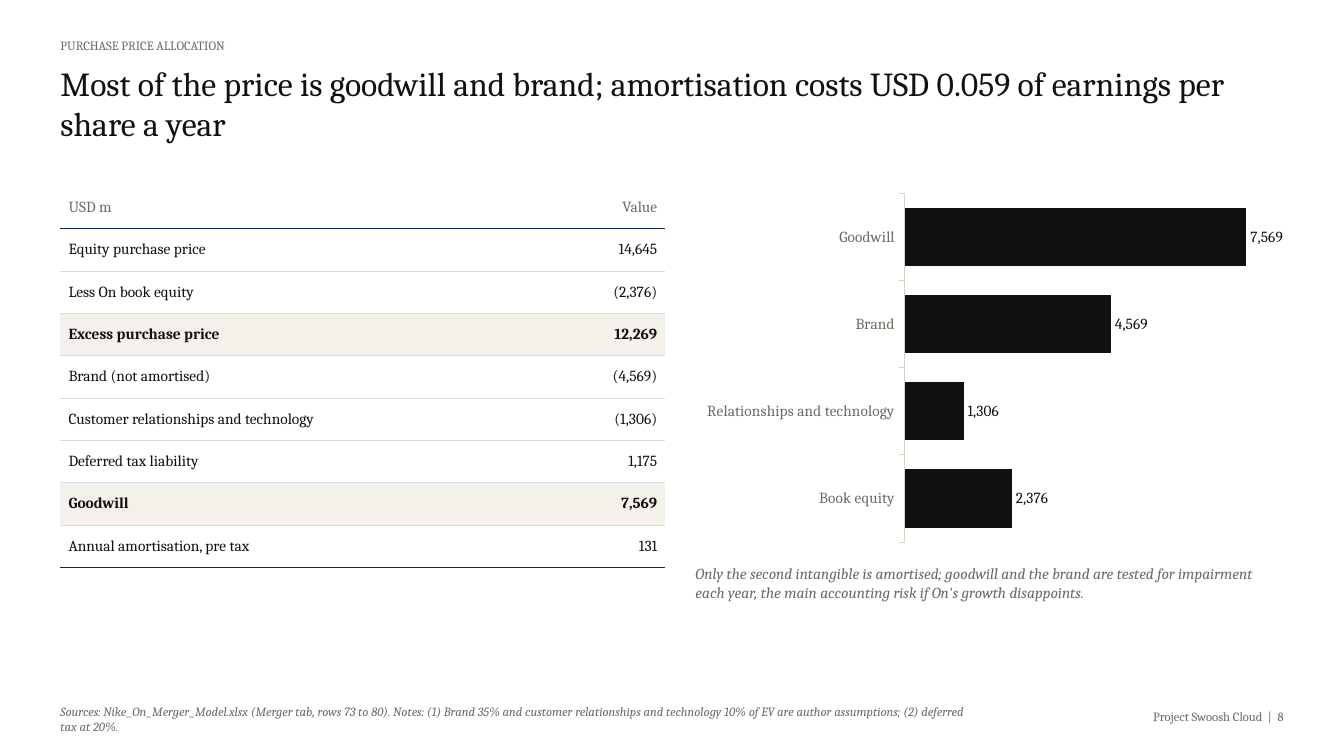
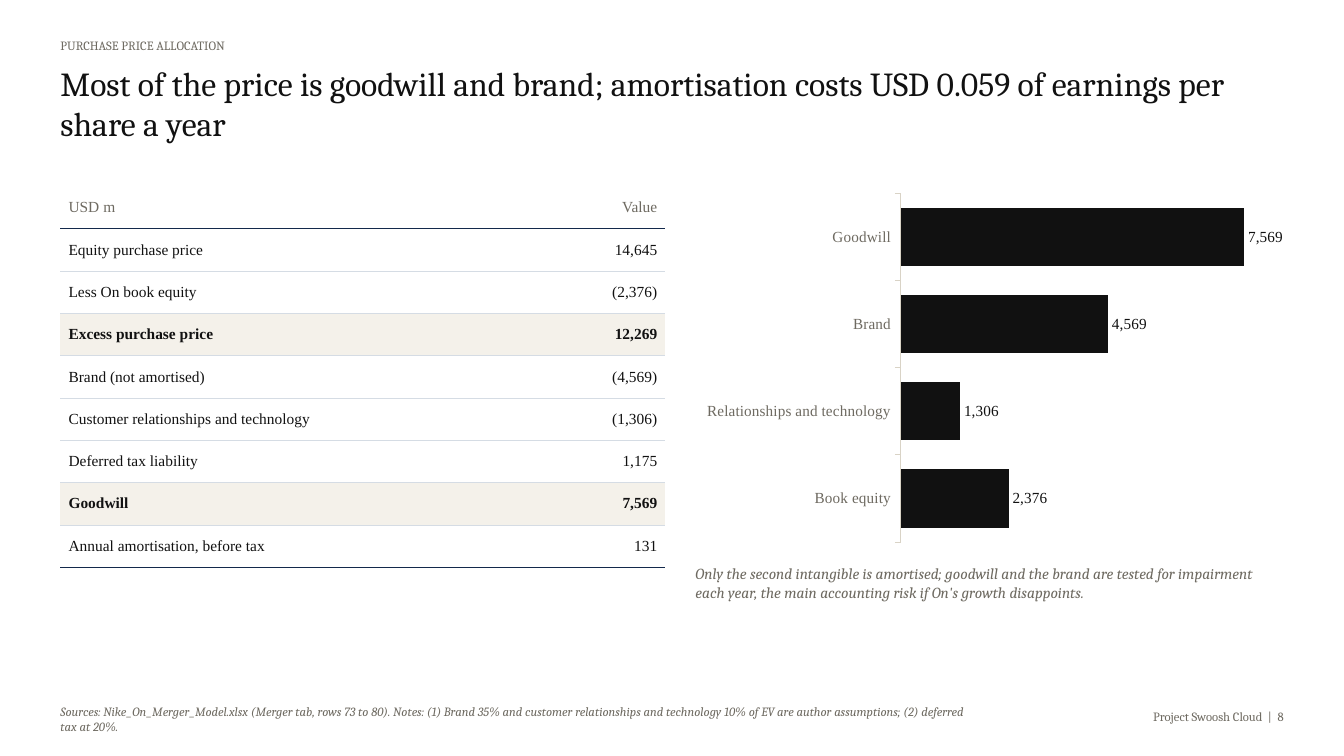
Before and after one commit to pascalielric/financelab, a slide deck: slide 8 of downloads/Nike_On_Merger_Deck.pptx. Drawn at 1344x756 pixels with LibreOffice and Linux fonts; fonts in the diff are those of the drawing. Boxes give left, top, right and bottom in pixels: in the first picture for what was removed or moved away, otherwise in the second. Text is boxed around its words. In the diff, an @@ line names an element or a change of style, - is before the commit and + after.

```diff
--- a/downloads/Nike_On_Merger_Deck.pptx
+++ b/downloads/Nike_On_Merger_Deck.pptx
@@ table at box(60, 187, 665, 568) @@
-row 9, column 1: Annual amortisation, pre tax
+row 9, column 1: Annual amortisation, before tax
@@ font Cambria to Times New Roman in "USD m", "Value", "Equity purchase price", "14,645" and 13 more places @@
@@ bar chart at box(696, 187, 1284, 549) @@
@@ lettering changed @@
```
Also in this commit, not shown: 15 other slides changed, 19 other files.
